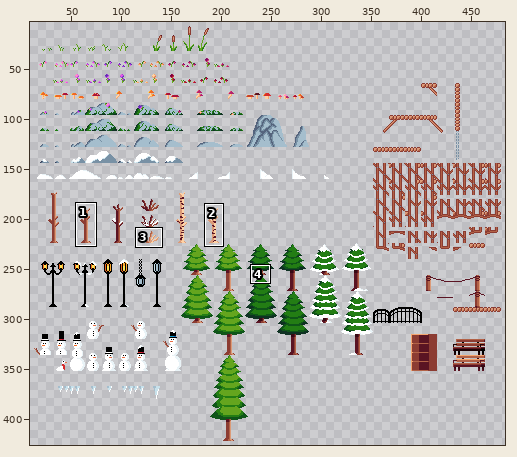
Two versions of one sprite sheet, Goose with a Scarf/sprites/sprTilesDeco16/layers/e3e90a35-e177-4fa3-9686-92c172d5dfba/3d8272e3-26b5-49f2-a746-c5b7457d81c9.png. Above: a wide view before the commit, with the close-up outlined.
Close-up. First the earlier version:
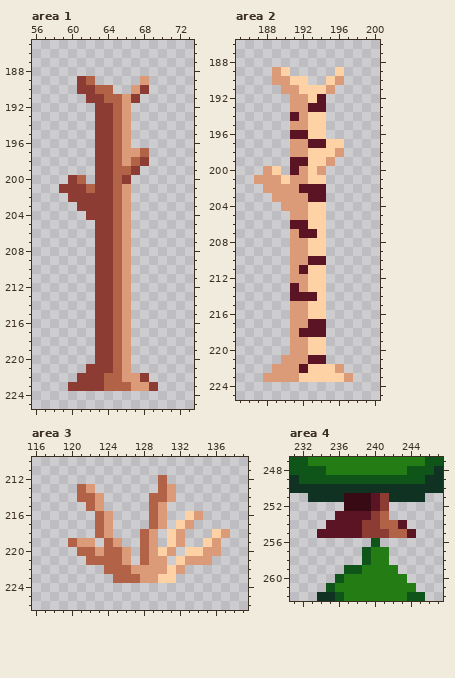
The file is 496x496 pixels. Shown: area 1: x 56..73, y 185..225; area 2: x 185..200, y 186..225; area 3: x 116..139, y 210..226; area 4: x 231..247, y 247..262. The wide view leaves out empty margins. The commit also changed other parts of the picture, which this record leaves out.
Once edited:
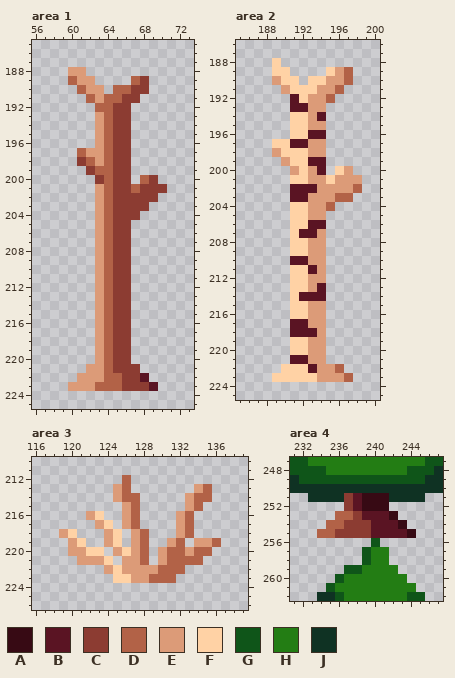
Palette (. is transparent): A #370a14  B #5a1423  C #8c3c32  D #b26247  E #dc9b78  F #ffd2a5  G #0f5519  H #237d14  J #0f3223
From old to new:
Area 1:
y 188: x 60..61 .. -> EE
y 189: x 60..62 .CD -> DEE; x 67..68 .E -> DC
y 190: x 61..67 CCDD..E -> DEE.DDC
y 191: x 62..63 CC -> DE; x 66 E -> C
y 192: x 63..66 CCDE -> DDCC
y 193..196: x 63..66 CCDE -> EDCC
y 197: x 61..68 ..CCDEED -> DEEDCC..
y 198: x 61..68 ..CCDEDC -> CDEDCC..
y 199: x 62..67 .CCDDC -> CDDCC.
y 200: x 60..61 CD -> ..; x 64..65 CD -> DC; x 68..69 .. -> DC
y 201: x 59..70 CCCDCCDE.... -> ....EDCCDCCC
y 202: x 60..69 CCCCCDE... -> ...EDCCCCC
y 203: x 61..68 CCCCDE.. -> ..EDCCCC
y 204: x 62..67 CCCDE. -> .EDCCC
y 205..220: x 63..66 CCDE -> EDCC
y 221: x 62..67 CCCDE. -> EEDCCC
y 222: x 61..63 CCC -> EEE; x 66..68 EEC -> CCB
y 223: x 60..63 CCCC -> EEED; x 66..69 DEEC -> CCCB
Area 2:
y 188: x 189 . -> F
y 189: x 189 E -> F; x 195..197 .F. -> FED
y 190: x 190 E -> F; x 192..195 F..F -> .FFE; x 197 . -> D
y 191: x 191 E -> F; x 194 F -> E; x 196 . -> D
y 192: x 191..195 EEFB. -> BFEED
y 193: x 191..194 EEBB -> BBEE
y 194: x 191..194 BEFF -> FFEB
y 195: x 191..194 EEFF -> FFEE
y 196: x 191..194 BBFF -> FFBB
y 197: x 189..196 ..EEBBFF -> FFBBEE..
y 198: x 189..196 ..EEFFFE -> EFFFEE..
y 199: x 190..195 .BBFFE -> EFFBB.
y 200: x 188..189 EF -> ..; x 191..194 BEFE -> EFEB; x 196..197 .. -> FE
y 201: x 187..198 EEEFEEFF.... -> ....FFEEFEEE
y 202: x 188..191 EEEE -> ...B; x 194..198 B.... -> EEEED
y 203: x 189..197 EEEEBB... -> ..BBEEEDD
y 204: x 190..195 EEEFF. -> .FFEED
y 205: x 191..194 EEFF -> FFEE
y 206: x 191..194 BBFF -> FFBB
y 207: x 191 E -> F; x 194 F -> E
y 208..209: x 191..194 EEFF -> FFEE
y 210: x 191..194 EEBB -> BBEE
y 211: x 191..194 EBFF -> FFBE
y 212: x 191..194 EEFF -> FFEE
y 213: x 191..194 BEFF -> FFEB
y 214: x 191 B -> F; x 194 F -> B
y 215..216: x 191..194 EEFF -> FFEE
y 217: x 191..194 EEBB -> BBEE
y 218: x 191 E -> B; x 194 B -> E
y 219..220: x 191..194 EEFF -> FFEE
y 221: x 190..194 EEEBB -> .BBEE
y 222: x 189..196 EEEBFFFE -> .FFFBEED
y 223: x 188..191 EEEE -> .FFF; x 194..197 FFFE -> EEED
Area 3:
y 212: x 126 . -> D; x 130 D -> .
y 213: x 121..122 DE -> ..; x 125..126 .. -> ED; x 130..131 DE -> ..; x 134..135 .. -> ED
y 214: x 121..123 DDE -> ...; x 125..127 ... -> EDD; x 129..131 DDE -> ...; x 133..135 ... -> EDD
y 215: x 122..123 DE -> ..; x 126..127 .. -> ED; x 129..130 DE -> ..; x 133..134 .. -> ED
y 216: x 122..124 .DE -> EF.; x 126..127 .. -> ED; x 129..130 DE -> ..; x 132..134 .FE -> ED.
y 217: x 123..124 DE -> EF; x 126..127 .. -> ED; x 129..130 DE -> ..; x 132..133 FE -> ED
y 218: x 119..120 .. -> EF; x 123 D -> .; x 125 . -> F; x 127 . -> E; x 129 E -> .; x 131 F -> .; x 133 . -> D; x 136..137 FE -> ..
y 219: x 120..122 DEE -> EF.; x 124..125 DE -> EF; x 127 . -> E; x 129 E -> .; x 131..132 FE -> ED; x 134..136 .FE -> EED
y 220: x 120..127 .DDEDDE. -> EEFF.EFE; x 129..136 EFE.FFEE -> .EDDEDD.
y 221: x 121..125 .DDDD -> EEEF.; x 127 . -> E; x 129 E -> .; x 131..135 .FEEE -> DDDD.
y 222: x 124..126 DDD -> EFE; x 130..132 EFE -> DDD
y 223: x 125..127 DDD -> FFE; x 129..131 EFF -> DDD
Area 4:
y 251..252: x 237..238 AA -> CB; x 240..241 BC -> AA
y 253: x 236..238 BBB -> DDC; x 240..242 CD. -> BBA
y 254: x 235..238 BBBB -> DDCC; x 240..243 CDDB -> BBBA
y 255: x 234..238 BBBBB -> DDCCC; x 240..244 CCDDB -> BBBBA
Boxes around the changes in both close-ups, in picture pixels (x1, y1, x2, y2):
changed: (59, 67, 167, 391)
changed: (254, 58, 362, 382)
changed: (59, 475, 230, 583)
changed: (317, 493, 416, 538)
